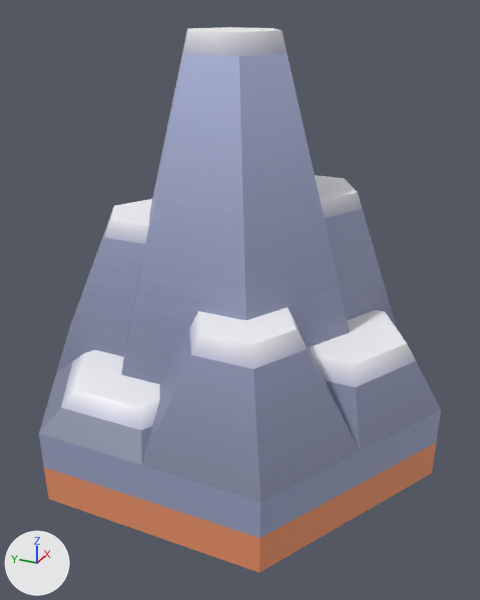
The FBX model Assets/Models/FBX format/stone-mountain.fbx: old version first, new version second.
Before and after are seen from a camera (50 mm lens) standing at (-1.51, -0.696, 1.157) and looking at (-0.043, -0.036, 0.424). The axes (+X, +Y, +Z) are drawn at lower left. The lights are the same throughout. Where no turn or scale is listed for an object, it has been applied to the vertices. Vertices at the same position are counted once.

Objects in the first picture: 'stone_mountain'.
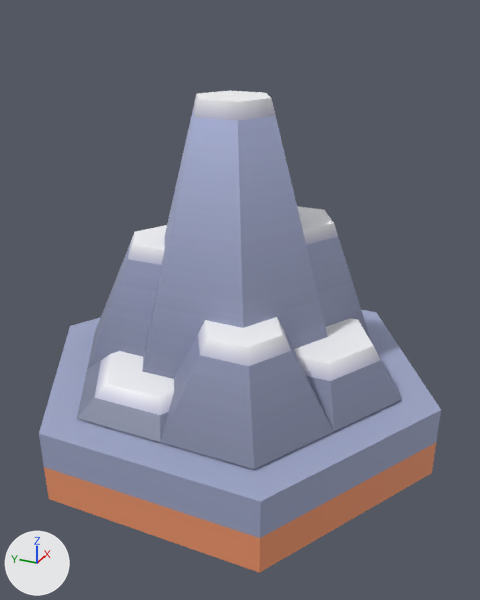
The change in detail:
me_scene is used by ob_stone_mountain; location (0.0, 0.0, 0.0).
me_scene had 143 vertices, 210 faces and spanned x -0.5..0.5, y -0.577..0.577, z 0.0..1.086.
me_scene now has 142 vertices, 211 faces and spans x -0.5..0.5, y -0.577..0.577, z 0.0..0.939.
me_scene part 1: a new loose piece of 122 vertices spanning x -0.416..0.412, y -0.478..0.478, z 0.205..0.939, in mat_colormap (picture img_colormap_png).
Part 2, on me_scene:
123 vertices are removed from x -0.5..0.5, y -0.577..0.577, z 0.2..1.086.
188 faces are deleted.
7 new faces join them.

Location of each change, (x1, y1, x2, y2) in pixels of the pictures (480 x 600 px):
'stone_mountain', reshaped (12% shorter): before (39, 27, 441, 573); after (39, 91, 441, 573)
part 1 of me_scene, added (blue): after (77, 91, 402, 469)
part 2 of me_scene, cut back: before (39, 27, 441, 504); after (39, 310, 441, 504)
